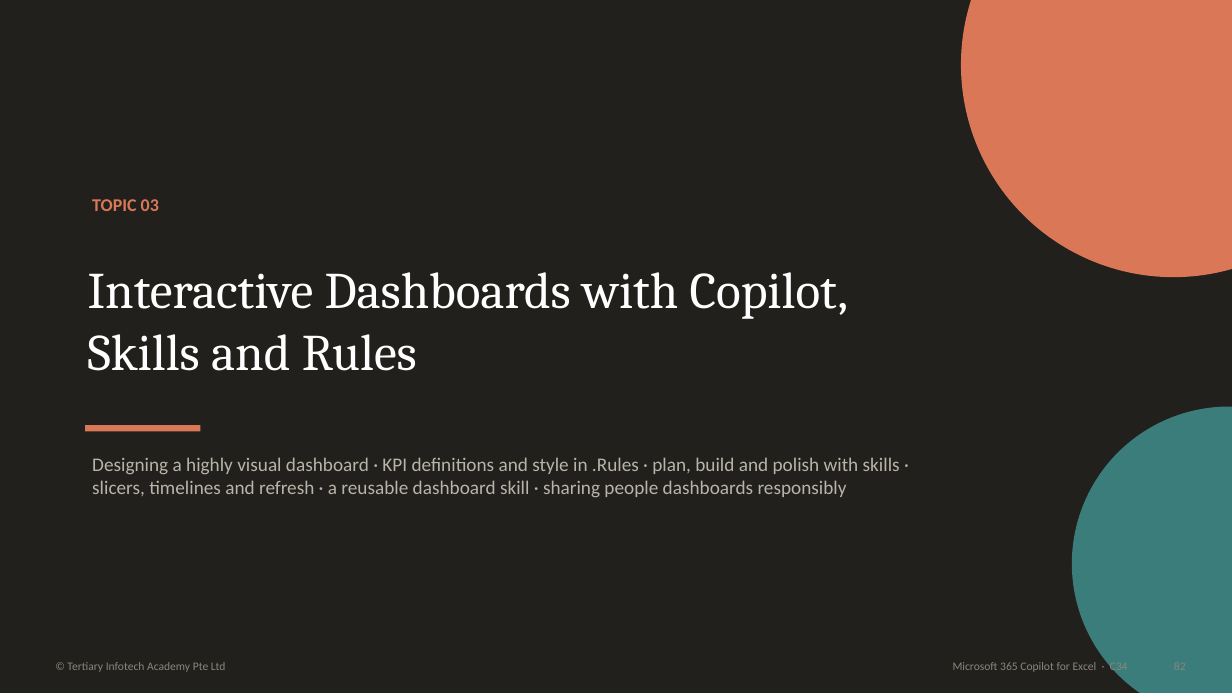
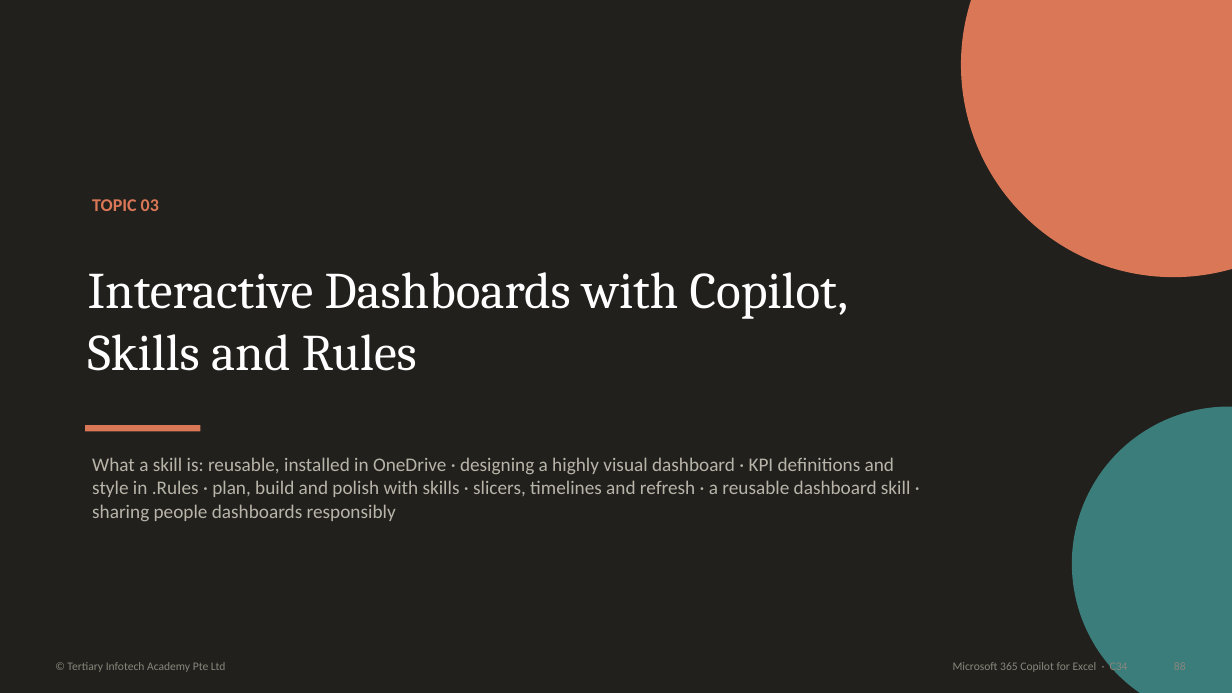
Before and after one commit to tertiarycourses/C34-Microsoft-365-Copilot-for-Excel, a slide deck: slide 89 of courseware/Microsoft 365 Copilot for Excel-v3.0.pptx (slide 83 before the commit). Drawn at 1232x693 pixels with LibreOffice and Linux fonts; fonts in the diff are those of the drawing. Boxes give left, top, right and bottom in pixels: in the first picture for what was removed or moved away, otherwise in the second. Text is boxed around its words. In the diff, an @@ line names an element or a change of style, - is before the commit and + after.

```diff
--- a/courseware/Microsoft 365 Copilot for Excel-v3.0.pptx
+++ b/courseware/Microsoft 365 Copilot for Excel-v3.0.pptx
@@ text at <box>92,457,910,522</box>: text changed @@
-Designing a highly visual dashboard · KPI definitions and style in .Rules · plan, build and polish with skills · slicers, timelines and refresh · a reusable dashboard skill · sharing people dashboards responsibly
+What a skill is: reusable, installed in OneDrive · designing a highly visual dashboard · KPI definitions and style in .Rules · plan, build and polish with skills · slicers, timelines and refresh · a reusable dashboard skill · sharing people dashboards responsibly
```
Also in this commit, not shown: 47 other slides changed, 9 slides added, 33 other files.
